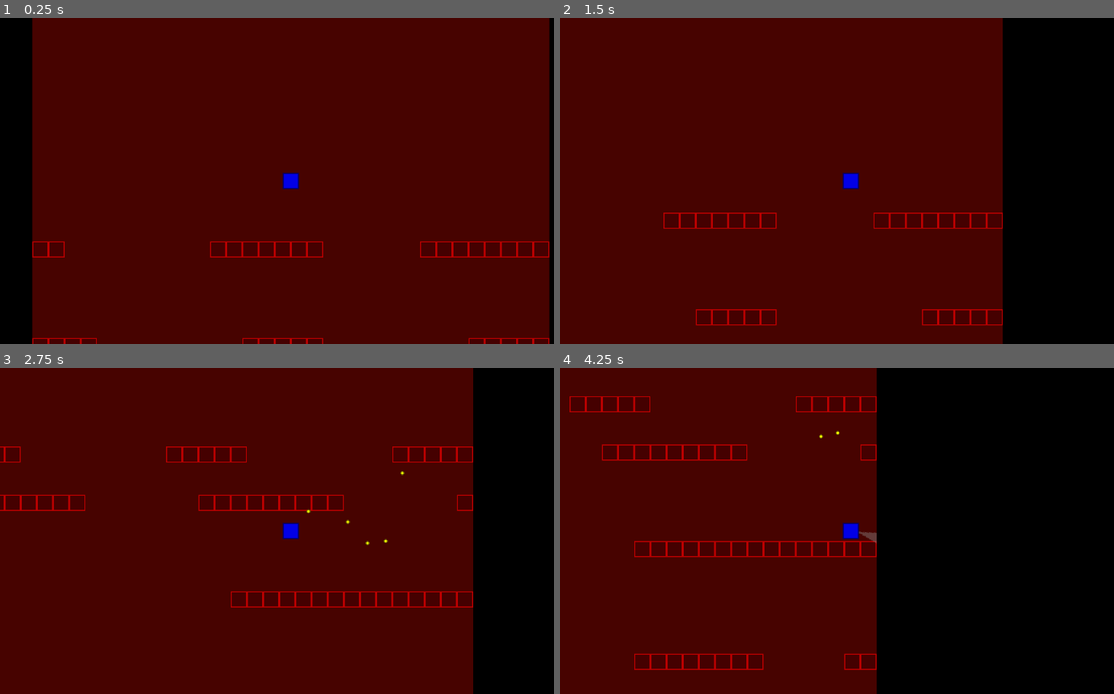
Above: before the commit, frames 1-4 (two rows, left to right).
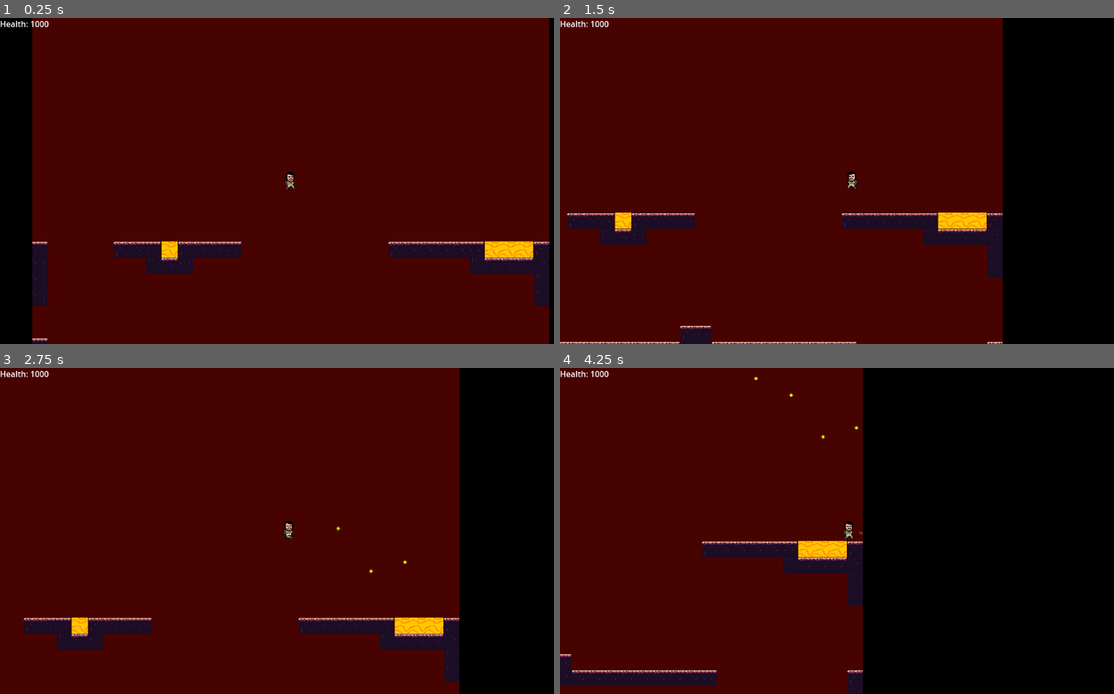
Above: after the commit, the same moments.

Repository: TheZipCreator/gmtk
Game: Godot game, scene res://scenes/Game.tscn
Same seed, same stepped clock (60 frames per second), same inputs: the game is played once before the commit and once after it.
Inputs (mouse positions are in pixels of both pictures, inside the frame that each line leads up to):
- Up to frame 1 (0.25 s): no input
- Up to frame 2 (1.5 s): move the mouse to (981, 164) at 0.52 s; hold Right mouse button (suck) 0.53-1.28 s; hold D (right) from 0.53 s (still down); tap Space (jump) at 0.77, 0.8, 1.07, 1.35 s; move the mouse to (731, 197) at 1.27 s
- Up to frame 3 (2.75 s): tap Space (jump) at 1.52, 1.82, 2.3 s; right-click (171, 547) at 1.55 s; move the mouse to (349, 459) at 2.02 s; release D (right) at 2.03 s; press the mouse at (349, 459) at 2.03 s; hold A (left) from 2.03 s (still down)
- Up to frame 4 (4.25 s): move the mouse to (820, 596) at 2.77 s; release A (left) at 2.78 s; release the mouse at (820, 596) at 2.78 s; hold D (right) from 2.78 s (still down); right-click (820, 596) at 2.85 s; tap Space (jump) at 3.02, 3.32, 3.77, 3.8, 4.07 s; move the mouse to (1025, 579) at 3.52 s; hold Right mouse button (suck) from 3.53 s (still down)

The runs differ from the first frame. In frame 1, 5.4% of the frame differs, in the area x 0-100%, y 0-100%; in frame 2, 5.6%; in frame 3, 8.4%, in the area x 0-86%, y 0-100%; in frame 4, 8.3%.

Commit message:
lots of mechanics idk

Diff:
--- a/scenes/Game.tscn
+++ b/scenes/Game.tscn
@@ -12,17 +12,40 @@
 
 [node name="Camera" type="Camera2D" parent="."]
 
+[node name="CanvasLayer" type="CanvasLayer" parent="Camera"]
+
+[node name="Health" type="Label" parent="Camera/CanvasLayer"]
+offset_right = 40.0
+offset_bottom = 23.0
+text = "Health: 0"
+
+[node name="Died" type="Label" parent="Camera/CanvasLayer"]
+anchors_preset = 8
+anchor_left = 0.5
+anchor_top = 0.5
+anchor_right = 0.5
+anchor_bottom = 0.5
+offset_left = -20.0
+offset_top = -11.5
+offset_right = 20.0
+offset_bottom = 11.5
+grow_horizontal = 2
+grow_vertical = 2
+text = "You Died. Press space to restart."
+horizontal_alignment = 1
+
 [node name="Edges" type="Node2D" parent="."]
 z_index = 1
 
 [node name="Ghosts" type="Node2D" parent="."]
 
 [node name="GhostTimer" type="Timer" parent="."]
-wait_time = 2.5
+wait_time = 5.0
 autostart = true
 
 [node name="Bullets" type="Node2D" parent="."]
 
+[connection signal="die" from="Player" to="." method="_on_player_die"]
 [connection signal="shoot" from="Player" to="." method="_on_player_shoot"]
 [connection signal="sucking" from="Player" to="." method="_on_player_sucking"]
 [connection signal="timeout" from="GhostTimer" to="." method="_on_ghost_timer_timeout"]
--- a/scenes/Ghost.gd
+++ b/scenes/Ghost.gd
@@ -1,4 +1,6 @@
 extends Area2D
+
+const DAMAGE = 40;
 
 const not_hit_img = preload("res://assets/ghost.png");
 const hit_img = preload("res://assets/ghost_hit.png");
--- /dev/null
+++ b/scenes/Lava.tscn
@@ -0,0 +1,17 @@
+[gd_scene load_steps=3 format=3 uid="uid://dka268dlbu0m"]
+
+[ext_resource type="Texture2D" uid="uid://d3lim5mpvfno5" path="res://assets/lava.png" id="1_rx1yt"]
+
+[sub_resource type="RectangleShape2D" id="RectangleShape2D_00wji"]
+size = Vector2(16, 16)
+
+[node name="Lava" type="Node2D"]
+scale = Vector2(2, 2)
+
+[node name="Sprite2D" type="Sprite2D" parent="."]
+texture = ExtResource("1_rx1yt")
+
+[node name="Area2D" type="Area2D" parent="."]
+
+[node name="CollisionShape2D" type="CollisionShape2D" parent="Area2D"]
+shape = SubResource("RectangleShape2D_00wji")
--- a/scenes/Player.tscn
+++ b/scenes/Player.tscn
@@ -1,11 +1,11 @@
 [gd_scene load_steps=5 format=3 uid="uid://dhhoupqgfrqs1"]
 
-[ext_resource type="Texture2D" uid="uid://06b6gp4uuy3e" path="res://assets/player.png" id="1_gwfrm"]
 [ext_resource type="Script" path="res://scenes/player.gd" id="1_ixfgq"]
+[ext_resource type="Texture2D" uid="uid://cb0hxuhgrpdl5" path="res://assets/mc-spritesheet.png" id="2_8hl6c"]
 [ext_resource type="Texture2D" uid="uid://drp5hx455yqc2" path="res://assets/vortex.png" id="3_qko48"]
 
 [sub_resource type="RectangleShape2D" id="RectangleShape2D_aehya"]
-size = Vector2(16, 16)
+size = Vector2(14, 20)
 
 [node name="Player" type="CharacterBody2D"]
 script = ExtResource("1_ixfgq")
@@ -15,10 +15,12 @@
 shape = SubResource("RectangleShape2D_aehya")
 
 [node name="Sprite2D" type="Sprite2D" parent="CollisionShape2D"]
-texture = ExtResource("1_gwfrm")
+scale = Vector2(0.5, 0.5)
+texture = ExtResource("2_8hl6c")
+hframes = 21
 
 [node name="BulletTimer" type="Timer" parent="."]
-wait_time = 0.1
+wait_time = 0.2
 one_shot = true
 
 [node name="VortexParent" type="Node2D" parent="."]
@@ -33,8 +35,13 @@
 [node name="Sprite2D" type="Sprite2D" parent="VortexParent/Vortex/CollisionPolygon2D"]
 texture = ExtResource("3_qko48")
 
+[node name="AnimationTimer" type="Timer" parent="."]
+wait_time = 0.2
+autostart = true
+
 [connection signal="timeout" from="BulletTimer" to="." method="_on_bullet_timer_timeout"]
 [connection signal="area_entered" from="VortexParent/Vortex" to="." method="_on_vortex_area_entered"]
 [connection signal="area_exited" from="VortexParent/Vortex" to="." method="_on_vortex_area_exited"]
 [connection signal="body_entered" from="VortexParent/Vortex" to="." method="_on_vortex_body_entered"]
 [connection signal="body_exited" from="VortexParent/Vortex" to="." method="_on_vortex_body_exited"]
+[connection signal="timeout" from="AnimationTimer" to="." method="_on_animation_timer_timeout"]
--- /dev/null
+++ b/scenes/Spikes.tscn
@@ -0,0 +1,19 @@
+[gd_scene load_steps=3 format=3 uid="uid://dyu6m12iv22ql"]
+
+[ext_resource type="Texture2D" uid="uid://bvimjmymu2oo7" path="res://assets/spikes.png" id="1_ij3at"]
+
+[sub_resource type="RectangleShape2D" id="RectangleShape2D_00wji"]
+size = Vector2(16, 16)
+
+[node name="Spikes" type="Node2D"]
+scale = Vector2(2, 2)
+
+[node name="Sprite2D" type="Sprite2D" parent="."]
+texture = ExtResource("1_ij3at")
+
+[node name="Area2D" type="Area2D" parent="."]
+
+[node name="CollisionShape2D" type="CollisionShape2D" parent="Area2D"]
+position = Vector2(0, 6)
+scale = Vector2(1, 0.25)
+shape = SubResource("RectangleShape2D_00wji")
--- /dev/null
+++ b/scenes/Wall.gd
@@ -0,0 +1,4 @@
+extends Node2D
+
+func set_variant(v: int):
+	$Sprite2D.frame = v;
--- a/scenes/Wall.tscn
+++ b/scenes/Wall.tscn
@@ -1,14 +1,20 @@
-[gd_scene load_steps=3 format=3 uid="uid://kypljr7hetuv"]
+[gd_scene load_steps=4 format=3 uid="uid://kypljr7hetuv"]
 
-[ext_resource type="Texture2D" uid="uid://6q07ctlc4kgv" path="res://assets/wall.png" id="1_eerdx"]
+[ext_resource type="Script" path="res://scenes/Wall.gd" id="1_2pu8j"]
+[ext_resource type="Texture2D" uid="uid://jyau0od52crs" path="res://assets/wall-tileset.png" id="2_e08nt"]
 
 [sub_resource type="RectangleShape2D" id="RectangleShape2D_00wji"]
+size = Vector2(16, 16)
 
 [node name="Wall" type="Node2D"]
 scale = Vector2(2, 2)
+script = ExtResource("1_2pu8j")
 
 [node name="Sprite2D" type="Sprite2D" parent="."]
-texture = ExtResource("1_eerdx")
+scale = Vector2(0.5, 0.5)
+texture = ExtResource("2_e08nt")
+hframes = 38
+frame = 1
 
 [node name="StaticBody2D" type="StaticBody2D" parent="."]
 
--- a/scenes/game.gd
+++ b/scenes/game.gd
@@ -1,6 +1,9 @@
 extends Node2D
 
-const Wall: = preload("res://scenes/Wall.tscn")
+const Wall: = preload("res://scenes/Wall.tscn");
+const Lava: = preload("res://scenes/Lava.tscn");
+const Spikes: = preload("res://scenes/Spikes.tscn");
+
 const Edge: = preload("res://scenes/Edge.tscn");
 const Ghost:  = preload("res://scenes/Ghost.tscn");
 const Bullet:  = preload("res://scenes/Bullet.tscn");
@@ -10,9 +13,10 @@
 const map_height: int = 256;
 const tile_size: float = 32;
 
-# camera and player
+# nodes
 @onready var cam = $Camera;
 @onready var player = $Player;
+@onready var hud = $Camera/CanvasLayer;
 
 func _ready():
 	randomize();
@@ -26,47 +30,149 @@
 	var right_edge = Edge.instantiate();
 	right_edge.position.x = map_width*tile_size+width;
 	$Edges.add_child(right_edge);
+	hud.get_node("Died").hide();
 
 func _process(delta):
 	cam.position = player.position;
 	# update ghosts
 	for ghost in $Ghosts.get_children():
 		ghost.target = player.position;
+	# update health
+	hud.get_node("Health").text = "Health: "+str(player.health);
+	if player.died and Input.is_action_pressed("jump"):
+		get_tree().change_scene_to_packed(preload("res://scenes/Game.tscn"));
 
 const noise_scale: float = 20;
 
 # creates a tile at (x, y)
-func create_tile(tile, x, y):
+func create_tile(tile, x, y, variant = null):
 	var t = tile.instantiate();
 	t.position.x = x*tile_size+tile_size/2;
 	t.position.y = y*tile_size+tile_size/2;
+	if variant != null:
+		t.set_variant(variant);
+	if tile == Lava or tile == Spikes:
+		t.get_node("Area2D").body_entered.connect(func(body):
+			if body == player:
+				body.damage(100);
+				body.velocity.y = -500;
+		);
 	$Map.add_child(t);
 
-# gap settings
-const min_gap_len = 5;
-const max_gap_len = 10;
+enum Tile { AIR, WALL, LAVA, SPIKES };
 
 func generate_map():
+	# map array
+	var map = [];
+	for x in range(map_width):
+		var arr = [];
+		arr.resize(map_height);
+		arr.fill(Tile.AIR);
+		map.push_back(arr);
+	var get_tile = func(x, y):
+		if x < 0 or x >= map_width:
+			return Tile.WALL;
+		if y < 0 or y >= map_height:
+			return Tile.AIR;
+		return map[x][y];
+	var set_tile = func(x, y, tile):
+		if x < 0 or x >= map_width or y < 0 or y >= map_height:
+			return;
+		map[x][y] = tile;
 	# generate platforms
 	var spacing = 0; # spacing between y-layers
+	# amounts of walls left or right
+	var wall_left = 1;
+	var wall_right = 1;
 	for y in range(map_height):
 		if spacing != 0:
 			spacing -= 1;
-			continue;
-		# generate platform with gaps
-		var tiles = []
-		for i in range(map_width):
-			tiles.push_back(1);
-		for i in range(2):
-			var width = randi()%(max_gap_len-min_gap_len)+min_gap_len;
-			var pos = randi()%(map_width-width);
-			for j in range(width):
-				tiles[j+pos] = 0;
-		for x in tiles.size():
-			match tiles[x]:
-				1:
-					create_tile(Wall, x, y);
-		spacing = randi()%5+2;
+		else:
+			# generate platform with gaps
+			var tiles = []
+			for i in range(map_width):
+				tiles.push_back(0);
+			var types = [1, 5, 1, 5, 1, 5, 1, 2, 2, 4, 4, 0]; # types of terrain generated
+			# min and max sizes of given types
+			const type_sizes = [
+				[2, 10],
+				[5, 10],
+				[1, 4],
+				[0, 0],
+				[1, 4],
+				[2, 10]
+			]
+			for i in range(types.size()):
+				var size = type_sizes[types[i]];
+				var width = randi()%(size[1]-size[0])+size[0];
+				var pos = randi()%(map_width-width);
+				for j in range(width):
+					tiles[j+pos] = types[i];
+			# make sure lava doesn't neighbor air, and also make square edges
+			for i in range(tiles.size()):
+				if tiles[i] != 2:
+					continue;
+				for off in [-1, 1]:
+					var io = i+off;
+					if io < 0 and io >= tiles.size():
+						continue;
+					if tiles[io] != 2:
+						tiles[io] = 3;
+			for x in tiles.size():
+				match tiles[x]:
+					1:
+						set_tile.call(x, y, Tile.WALL);
+					2:
+						set_tile.call(x, y, Tile.LAVA);
+						set_tile.call(x, y+1, Tile.WALL);
+					3:
+						set_tile.call(x, y, Tile.WALL);
+						set_tile.call(x, y+1, Tile.WALL);
+					4:
+
+						if get_tile.call(x, y-1) == Tile.AIR:
+							set_tile.call(x, y, Tile.SPIKES);
+						set_tile.call(x, y, Tile.WALL);
+					5:
+						if get_tile.call(x, y-1) == Tile.AIR:
+							set_tile.call(x, y-1, Tile.WALL);
+						set_tile.call(x, y, Tile.WALL);
+			spacing = randi()%5+4;
+		# place left and right walls
+		const WALL_CHANGE_CHANCE = 0.5;
+		const MAX_WALL_SIZE = 2;
+		for x in range(wall_left):
+			map[x][y] = Tile.WALL;
+		for x in range(wall_right):
+			map[map_width-1-x][y] = Tile.WALL;
+		if randf() < WALL_CHANGE_CHANCE:
+			wall_left += (randi()%3)-1;
+			wall_left = clamp(wall_left, 0, MAX_WALL_SIZE);
+		if randf() < WALL_CHANGE_CHANCE:
+			wall_right += (randi()%3)-1;
+			wall_right = clamp(wall_right, 0, MAX_WALL_SIZE);
+	for x in range(map_width):
+		for y in range(map_height):
+			match get_tile.call(x, y):
+				Tile.WALL:
+					# up down left right
+					const variants = [
+						5, 1, 2, 7, #
+						5, 1, 2, 7, #  down
+						6, 3, 4, 17, # up
+						6, 3, 4, 17, # up down
+					];
+					var variant = variants[
+						int(get_tile.call(x+1, y) == Tile.WALL) |
+						int(get_tile.call(x-1, y) == Tile.WALL) << 1 |
+						int(get_tile.call(x, y+1) == Tile.WALL) << 2 |
+						int(get_tile.call(x, y-1) == Tile.WALL) << 3
+					];
+					create_tile(Wall, x, y, variant);
+				Tile.LAVA:
+					create_tile(Lava, x, y);
+				Tile.SPIKES:
+					create_tile(Spikes, x, y);
 
 
 # ghost spawning
@@ -74,13 +180,15 @@
 	var ghost = Ghost.instantiate();
 	ghost.position = Vector2(
 		-tile_size if randi()%2 == 0 else map_width*tile_size+tile_size,
-		player.position.y
+		player.position.y+(randi()%2000)-1000
 	);
 	ghost.body_entered.connect(func(other: Node2D):
 		if other == player:
 			ghost.repulse(other.position, 1000);
 			if ghost.is_hit:
 				ghost.queue_free();
+			else:
+				player.damage(20);
 	);
 	$Ghosts.add_child(ghost);
 
@@ -104,3 +212,7 @@
 func _on_player_sucking(object):
 	if object.get_parent() == $Ghosts:
 		object.repulse(player.position, -40);
+
+func _on_player_die():
+	hud.get_node("Died").show();
+	hud.get_node("Health").hide();
--- a/scenes/player.gd
+++ b/scenes/player.gd
@@ -1,31 +1,66 @@
 extends CharacterBody2D
+
+const MAX_HEALTH: int = 1000;
+var health: int = MAX_HEALTH;
 
 const speed: float = 12000;
 const gravity: float = 20;
-const jump_height: float = 500;
+const jump_height: float = 600;
 
 var can_shoot = true;
 
+var jump_count = 0;
+
 var sucked_ghosts: Array = []; # ghosts currently being sucked
+
+var died: = false;
+
+@onready var sprite = $CollisionShape2D/Sprite2D;
+
+const anim_frames = [
+	# idle
+	[0, 1],
+	# walking
+	[3, 4, 5, 6, 7, 8, 9, 10, 11, 12]
+];
+var anim_frame: = 0;
+var anim_state: = 0;
 
 signal shoot();
 signal sucking(object: Node2D);
+signal die();
+
+func set_anim_state(state):
+	if state != anim_state:
+		anim_state = state;
+		anim_frame = 0;
 
 func _ready():
 	$VortexParent.hide();
 
 func _physics_process(delta):
 	velocity.y += gravity;
-	if Input.is_action_pressed("left"):
-		velocity.x -= speed*delta;
-	elif Input.is_action_pressed("right"):
-		velocity.x += speed*delta;
-	if Input.is_action_just_pressed("jump") and is_on_floor():
-		velocity.y -= jump_height;
-	if Input.is_action_pressed("suck"):
-		$VortexParent.show();
-	else:
-		$VortexParent.hide();
+	if not died:
+		var walking = false;
+		if is_on_floor():
+			jump_count = 0;
+		if Input.is_action_pressed("left"):
+			velocity.x -= speed*delta;
+			walking = true;
+		elif Input.is_action_pressed("right"):
+			velocity.x += speed*delta;
+			walking = true;
+		if Input.is_action_just_pressed("jump") and jump_count < 2:
+			velocity.y = -jump_height;
+			jump_count += 1;
+		if Input.is_action_pressed("suck"):
+			$VortexParent.show();
+		else:
+			$VortexParent.hide();
+		if walking:
+			set_anim_state(1);
+		else:
+			set_anim_state(0);
 	move_and_slide();
 	velocity.x *= 0.1;
 
@@ -38,6 +73,8 @@
 	if $VortexParent.is_visible():
 		for ghost in sucked_ghosts:
 			sucking.emit(ghost);
+	sprite.flip_h = get_local_mouse_position().x < 0
+	sprite.frame = anim_frames[anim_state][anim_frame];
 
 func _on_bullet_timer_timeout():
 	can_shoot = true;
@@ -56,3 +93,13 @@
 	var idx = sucked_ghosts.find(body);
 	if idx != -1:
 		sucked_ghosts.remove_at(idx);
+
+func damage(amt: int):
+	health -= amt;
+	if health < 0:
+		died = true;
+		die.emit();
+
+func _on_animation_timer_timeout():
+	anim_frame += 1;
+	anim_frame %= anim_frames[anim_state].size();
Binary file added: assets/lava.png
Not shown, added: assets/lava.png.import
Binary file added: assets/mc-spritesheet.png
Not shown, added: assets/mc-spritesheet.png.import
Binary file added: assets/spikes.png
Not shown, added: assets/spikes.png.import
Binary file added: assets/wall-tileset.png
Not shown, added: assets/wall-tileset.png.import
